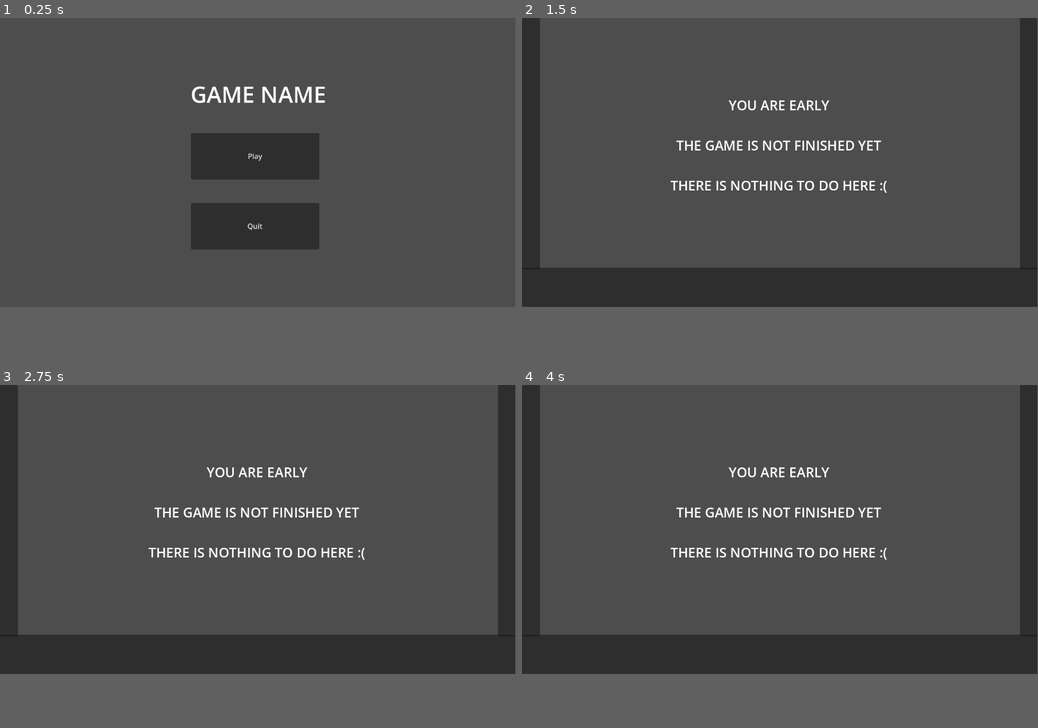
Above: before the commit, frames 1-4 (two rows, left to right).
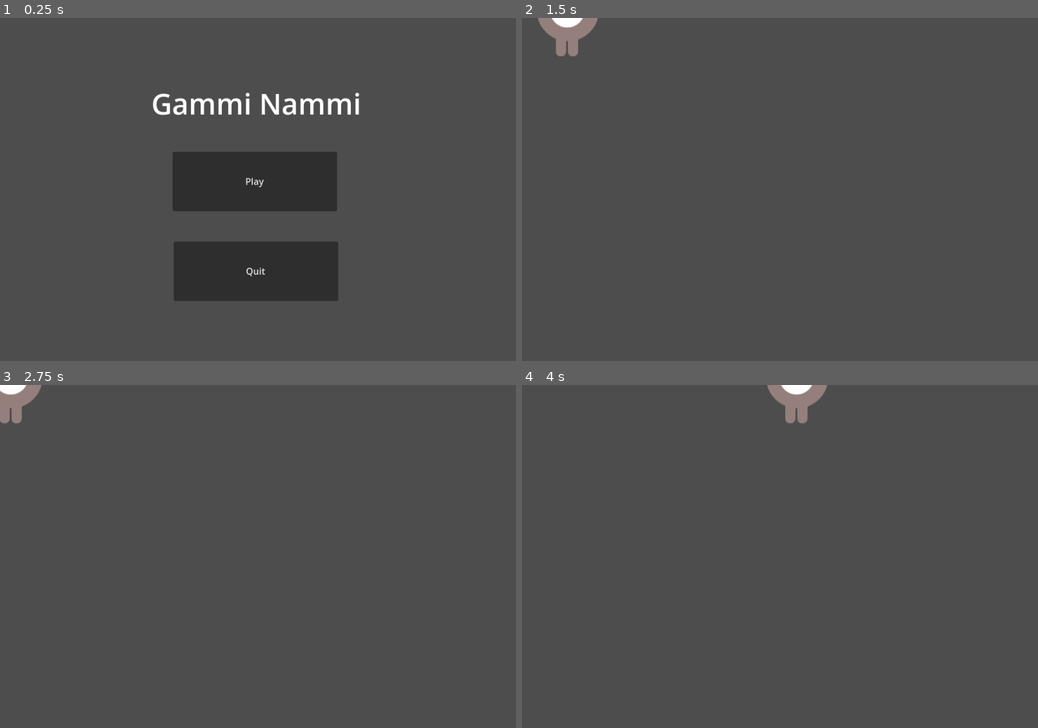
Above: after the commit, the same moments.

Repository: Galactic-Rift-Interactive/csce552-2d-game
Game: Godot game, scene res://scenes/title.tscn
Same seed, same stepped clock (60 frames per second), same inputs: the game is played once before the commit and once after it. Before the commit the project starts from res://Scenes/title.tscn.
Inputs:
- Up to frame 1 (0.25 s): no input
- Up to frame 2 (1.5 s): click "Play" at 0.5 s; tap Enter at 1.25 s; hold Right (move_right, bound only after the commit) from 1.28 s (still down); hold Up (jump, bound only after the commit) from 1.28 s (still down)
- Up to frame 3 (2.75 s): release Right (move_right, bound only after the commit) at 2.03 s; release Up (jump, bound only after the commit) at 2.03 s; hold Left (move_left, bound only after the commit) from 2.03 s (still down); tap Up (jump, bound only after the commit) at 2.1, 2.27, 2.57 s
- Up to frame 4 (4 s): release Left (move_left, bound only after the commit) at 2.78 s; hold Up (jump, bound only after the commit) 2.78-3.53 s; hold Right (move_right, bound only after the commit) from 2.78 s (still down); tap Up (jump, bound only after the commit) at 3.6, 3.77 s
In our replay, the window is 799x449 before the commit and 800x533 after it. These sizes can differ from the game's own. Grey fills any space a smaller window leaves; there, only what the larger window draws over its background counts as a difference.

The runs differ from the first frame. In frame 1, 13% of the frame differs, in the area x 29-70%, y 19-83%; in frame 2, 19%, in the area x 0-100%, y 0-85%; in frame 3, 18%; in frame 4, 19%.

Commit message:
working on some game mechanics

Diff:
--- a/game/Scenes/level.tscn
+++ /dev/null
@@ -1,31 +0,0 @@
-[gd_scene format=3 uid="uid://co0asmyewkug7"]
-
-[node name="Level" type="Node2D"]
-
-[node name="BADFloor" type="Panel" parent="."]
-offset_top = 560.0
-offset_right = 1154.0
-offset_bottom = 655.0
-
-[node name="BADLeftWall" type="Panel" parent="."]
-offset_right = 40.0
-offset_bottom = 564.0
-
-[node name="BADRightWall" type="Panel" parent="."]
-offset_left = 1113.0
-offset_right = 1153.0
-offset_bottom = 564.0
-
-[node name="HI" type="Label" parent="."]
-offset_left = 102.0
-offset_top = 87.0
-offset_right = 1047.0
-offset_bottom = 483.0
-theme_override_font_sizes/font_size = 30
-text = "YOU ARE EARLY
-
-THE GAME IS NOT FINISHED YET
-
-THERE IS NOTHING TO DO HERE :("
-horizontal_alignment = 1
-vertical_alignment = 1
--- a/game/project.godot
+++ b/game/project.godot
@@ -11,14 +11,52 @@
 [application]
 
 config/name="game"
-run/main_scene="res://Scenes/title.tscn"
+run/main_scene="res://scenes/title.tscn"
 config/features=PackedStringArray("4.1", "GL Compatibility")
 config/icon="res://icon.svg"
+
+[display]
+
+window/size/viewport_width=900
+window/size/viewport_height=600
 
 [dotnet]
 
 project/assembly_name="game"
 
+[input]
+
+move_right={
+"deadzone": 0.5,
+"events": [Object(InputEventKey,"resource_local_to_scene":false,"resource_name":"","device":-1,"window_id":0,"alt_pressed":false,"shift_pressed":false,"ctrl_pressed":false,"meta_pressed":false,"pressed":false,"keycode":0,"physical_keycode":4194321,"key_label":0,"unicode":0,"echo":false,"script":null)
+, Object(InputEventKey,"resource_local_to_scene":false,"resource_name":"","device":-1,"window_id":0,"alt_pressed":false,"shift_pressed":false,"ctrl_pressed":false,"meta_pressed":false,"pressed":false,"keycode":0,"physical_keycode":68,"key_label":0,"unicode":100,"echo":false,"script":null)
+]
+}
+move_left={
+"deadzone": 0.5,
+"events": [Object(InputEventKey,"resource_local_to_scene":false,"resource_name":"","device":-1,"window_id":0,"alt_pressed":false,"shift_pressed":false,"ctrl_pressed":false,"meta_pressed":false,"pressed":false,"keycode":0,"physical_keycode":4194319,"key_label":0,"unicode":0,"echo":false,"script":null)
+, Object(InputEventKey,"resource_local_to_scene":false,"resource_name":"","device":-1,"window_id":0,"alt_pressed":false,"shift_pressed":false,"ctrl_pressed":false,"meta_pressed":false,"pressed":false,"keycode":0,"physical_keycode":65,"key_label":0,"unicode":97,"echo":false,"script":null)
+]
+}
+jump={
+"deadzone": 0.5,
+"events": [Object(InputEventKey,"resource_local_to_scene":false,"resource_name":"","device":-1,"window_id":0,"alt_pressed":false,"shift_pressed":false,"ctrl_pressed":false,"meta_pressed":false,"pressed":false,"keycode":0,"physical_keycode":4194320,"key_label":0,"unicode":0,"echo":false,"script":null)
+, Object(InputEventKey,"resource_local_to_scene":false,"resource_name":"","device":-1,"window_id":0,"alt_pressed":false,"shift_pressed":false,"ctrl_pressed":false,"meta_pressed":false,"pressed":false,"keycode":0,"physical_keycode":87,"key_label":0,"unicode":119,"echo":false,"script":null)
+, Object(InputEventKey,"resource_local_to_scene":false,"resource_name":"","device":-1,"window_id":0,"alt_pressed":false,"shift_pressed":false,"ctrl_pressed":false,"meta_pressed":false,"pressed":false,"keycode":0,"physical_keycode":32,"key_label":0,"unicode":32,"echo":false,"script":null)
+]
+}
+help={
+"deadzone": 0.5,
+"events": [Object(InputEventKey,"resource_local_to_scene":false,"resource_name":"","device":-1,"window_id":0,"alt_pressed":false,"shift_pressed":false,"ctrl_pressed":false,"meta_pressed":false,"pressed":false,"keycode":0,"physical_keycode":72,"key_label":0,"unicode":104,"echo":false,"script":null)
+]
+}
+quit={
+"deadzone": 0.5,
+"events": [Object(InputEventKey,"resource_local_to_scene":false,"resource_name":"","device":-1,"window_id":0,"alt_pressed":false,"shift_pressed":false,"ctrl_pressed":false,"meta_pressed":false,"pressed":false,"keycode":0,"physical_keycode":81,"key_label":0,"unicode":113,"echo":false,"script":null)
+, Object(InputEventKey,"resource_local_to_scene":false,"resource_name":"","device":-1,"window_id":0,"alt_pressed":false,"shift_pressed":false,"ctrl_pressed":false,"meta_pressed":false,"pressed":false,"keycode":0,"physical_keycode":4194305,"key_label":0,"unicode":0,"echo":false,"script":null)
+]
+}
+
 [rendering]
 
 renderer/rendering_method="gl_compatibility"
--- /dev/null
+++ b/game/scenes/level.tscn
@@ -0,0 +1,31 @@
+[gd_scene load_steps=5 format=3 uid="uid://b5g5lsyijb0q5"]
+
+[ext_resource type="Script" path="res://scripts/player.gd" id="1_3tioj"]
+[ext_resource type="Texture2D" uid="uid://c6pi15fy1mrmh" path="res://art/playerGrey_walk1.png" id="2_ug5vy"]
+
+[sub_resource type="SpriteFrames" id="SpriteFrames_o74qy"]
+animations = [{
+"frames": [{
+"duration": 1.0,
+"texture": ExtResource("2_ug5vy")
+}],
+"loop": true,
+"name": &"default",
+"speed": 5.0
+}]
+
+[sub_resource type="CapsuleShape2D" id="CapsuleShape2D_42aw2"]
+radius = 55.0
+height = 136.0
+
+[node name="Player" type="Area2D"]
+script = ExtResource("1_3tioj")
+metadata/_edit_group_ = true
+
+[node name="AnimatedSprite2D" type="AnimatedSprite2D" parent="."]
+sprite_frames = SubResource("SpriteFrames_o74qy")
+
+[node name="CollisionShape2D" type="CollisionShape2D" parent="."]
+shape = SubResource("CapsuleShape2D_42aw2")
+
+[node name="Area2D" type="Area2D" parent="."]
--- a/game/Scenes/title.tscn
+++ b/game/scenes/title.tscn
@@ -1,31 +1,31 @@
 [gd_scene load_steps=2 format=3 uid="uid://c5ojw0pm06eyt"]
 
-[ext_resource type="Script" path="res://Scripts/title.gd" id="1_d3mvt"]
+[ext_resource type="Script" path="res://scripts/title.gd" id="1_d3mvt"]
 
 [node name="Title" type="Node2D"]
 script = ExtResource("1_d3mvt")
 
 [node name="Play" type="Button" parent="."]
-offset_left = 427.0
-offset_top = 258.0
-offset_right = 714.0
-offset_bottom = 362.0
+offset_left = 301.0
+offset_top = 234.0
+offset_right = 588.0
+offset_bottom = 338.0
 text = "Play"
 
 [node name="Quit" type="Button" parent="."]
-offset_left = 427.0
-offset_top = 415.0
-offset_right = 714.0
-offset_bottom = 519.0
+offset_left = 303.0
+offset_top = 391.0
+offset_right = 590.0
+offset_bottom = 495.0
 text = "Quit"
 
 [node name="Title_Text" type="Label" parent="."]
-offset_left = 330.0
-offset_top = 124.0
-offset_right = 826.0
-offset_bottom = 217.0
+offset_left = 199.0
+offset_top = 103.0
+offset_right = 695.0
+offset_bottom = 196.0
 theme_override_font_sizes/font_size = 50
-text = "GAME NAME"
+text = "Gammi Nammi"
 horizontal_alignment = 1
 vertical_alignment = 1
 
--- /dev/null
+++ b/game/scripts/player.gd
@@ -0,0 +1,44 @@
+extends Area2D
+
+signal hit
+
+@export var speed = 400
+@export var jump_strength = 400
+var screen_size
+var screen
+
+func _ready():
+	screen_size = get_viewport_rect().size
+
+func _process(delta):
+	var velocity = Vector2.ZERO
+
+	if Input.is_action_pressed("move_right"):
+		velocity.x += 1
+	if Input.is_action_pressed("move_left"):
+		velocity.x -= 1
+	if Input.is_action_pressed("jump"):
+		pass
+
+	var sprite = $AnimatedSprite2D
+
+	if velocity.length() > 0:
+		velocity = velocity.normalized() * speed
+		sprite.play()
+	else:
+		sprite.stop()
+
+	position += velocity * delta
+	position = position.clamp(Vector2.ZERO, screen_size)
+
+
+
+func _on_body_entered(_body):
+	hide()
+	hit.emit()
+	$CollisionShape2D.set_deferred("disabled", true)
+
+func start(pos):
+	position = pos
+	show()
+	$CollisionShape2D.disabled = false
Not shown, added: game/art/House In a Forest Loop.ogg.import
Binary file added: game/art/enemyFlyingAlt_1.png
Not shown, added: game/art/enemyFlyingAlt_1.png.import
Binary file added: game/art/enemyFlyingAlt_2.png
Not shown, added: game/art/enemyFlyingAlt_2.png.import
Binary file added: game/art/enemySwimming_1.png
Not shown, added: game/art/enemySwimming_1.png.import
Binary file added: game/art/enemySwimming_2.png
Not shown, added: game/art/enemySwimming_2.png.import
Binary file added: game/art/enemyWalking_1.png
Not shown, added: game/art/enemyWalking_1.png.import
Binary file added: game/art/enemyWalking_2.png
(and 13 more such lines)
